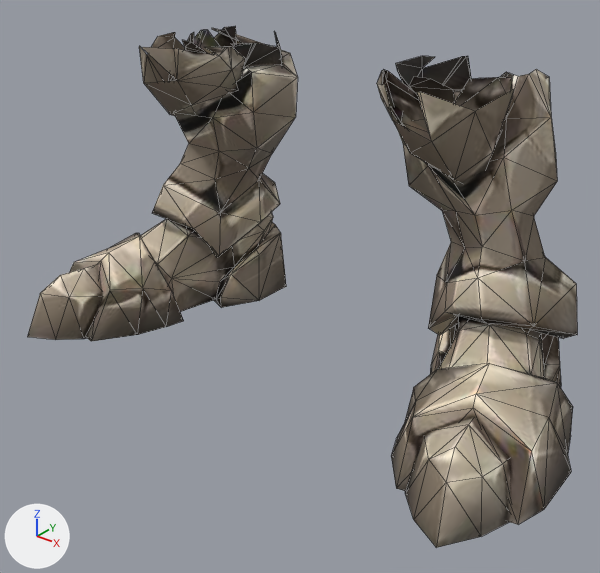
Renders of the glTF model public/models/outfits/crag_greaves.glb from each side of a commit.
Rendered twice from a 50 mm lens placed at (0.513, -0.704, 0.485), pointed at (0.02, -0.088, 0.103). Lighting does not change. The marker at lower left points along +X, +Y and +Z. The picture after the commit comes second. Mesh edges are drawn as thin lines. Where no turn or scale is listed for an object, it has been applied to the vertices. Vertices at exactly the same position are counted once.

The scene before the commit, as lines of its bpy script (objects in view):
```python
me_crag_boots = bpy.data.meshes.new('crag_boots')
me_crag_boots.from_pydata(...)  # 440 vertices, 743 faces; spans x -0.326..0.327, y -0.232..0.104, z 0.0..0.333
me_crag_boots.materials.append(mat_garment)  # picture img_image_0
# before: 117 (-0.288, -0.184, 0.047), 118 (-0.294, -0.155, 0.044), 119 (-0.313, -0.161, 0.0), 120 (-0.263, -0.186, 0.069) at pixel (60, 275), 121 (-0.259, -0.155, 0.068) at pixel (83, 268)
# before: 122 (-0.301, -0.198, 0.0), 155 (-0.277, -0.232, 0.001) at pixel (27, 336), 156 (-0.246, -0.215, 0.001) at pixel (55, 339), 226 (-0.308, -0.14, 0.0), 227 (-0.209, -0.169, 0.0)
# before: 228 (-0.223, -0.192, 0.0) at pixel (84, 338), 229 (-0.295, -0.134, 0.044), 280 (-0.218, -0.157, 0.044), 281 (-0.244, -0.191, 0.048) at pixel (69, 297), 282 (-0.254, -0.133, 0.068)
# before: 429 (-0.257, -0.148, 0.031)
ob_crag_boots = bpy.data.objects.new('crag_boots', me_crag_boots)
ob_crag_boots.location = (0.0, 0.0, 0.0)
```
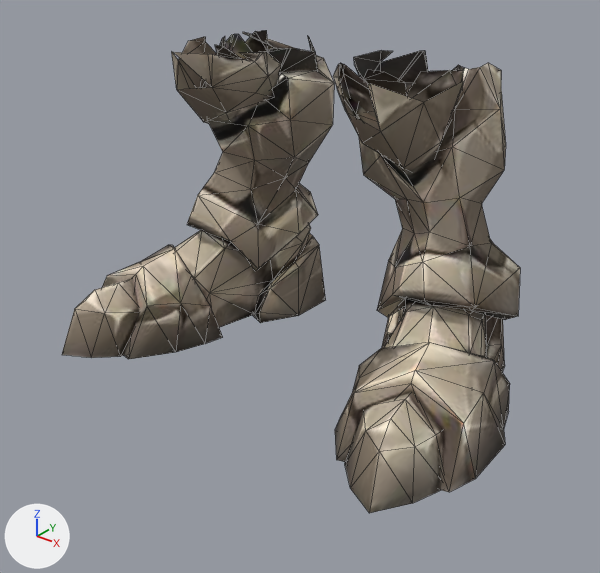
The change in detail:
me_crag_boots is used by ob_crag_boots; location (0.0, 0.0, 0.0).
me_crag_boots had 440 vertices, 743 faces and spanned x -0.326..0.327, y -0.232..0.104, z 0.0..0.333.
me_crag_boots now has 440 vertices, 743 faces and spans x -0.26..0.261, y -0.232..0.104, z 0.0..0.333.
me_crag_boots part 1: the loose piece of 82 vertices spanning x -0.326..-0.127, y -0.191..0.104, z 0.0..0.139 is multiplied about its middle by the matrix ((1.0, 0.0, -0.044), (0.0, 1.0, 0.0), (0.0, 0.0, 1.0)), then moved by (0.063, 0.0, 0.0).
me_crag_boots part 2: the loose piece of 83 vertices spanning x 0.126..0.327, y -0.191..0.103, z 0.0..0.139 is multiplied about its middle by the matrix ((1.0, 0.0, 0.044), (0.0, 1.0, 0.0), (0.0, 0.0, 1.0)), then moved by (-0.063, 0.0, 0.0).
me_crag_boots part 3: the loose piece of 68 vertices spanning x -0.281..-0.076, y -0.073..0.101, z 0.066..0.333 is multiplied about its middle by the matrix ((1.0, 0.0, -0.057), (0.0, 1.0, 0.0), (0.0, 0.0, 1.0)), then moved by (0.056, 0.0, 0.0).
me_crag_boots part 4: the loose piece of 17 vertices spanning x 0.208..0.312, y -0.232..-0.133, z 0.0..0.069 is multiplied about its middle by the matrix ((0.999, 0.002, 0.013), (-0.002, 0.999, -0.001), (-0.013, 0.001, 0.999)), then moved by (-0.065, 0.0, 0.0).
me_crag_boots part 5: the loose piece of 70 vertices spanning x 0.076..0.28, y -0.072..0.1, z 0.067..0.333 is multiplied about its middle by the matrix ((1.0, 0.0, 0.057), (0.0, 1.0, 0.0), (0.0, 0.0, 1.0)), then moved by (-0.056, 0.0, 0.0).
me_crag_boots part 6: 56 of the vertices in x -0.211..-0.087, y -0.119..0.064, z 0.229..0.333 are multiplied about their middle by the matrix ((1.0, 0.0, -0.057), (0.0, 1.0, 0.0), (0.0, 0.0, 1.0)), then moved by (0.051, 0.0, 0.0).
me_crag_boots part 7: 47 of the vertices in x 0.087..0.21, y -0.119..0.063, z 0.226..0.333 are multiplied about their middle by the matrix ((1.0, 0.0, 0.057), (0.0, 1.0, 0.0), (0.0, 0.0, 1.0)), then moved by (-0.051, 0.0, 0.0).
Part 8, on me_crag_boots:
Vertices 119, 122, 155, 156, 226, 227, 228 of me_crag_boots move by (0.066, 0.0, 0.0).
Vertices 117, 118, 229, 280, 281, 429 of me_crag_boots move by (0.065, 0.0, 0.0).
Vertices 120, 121, 282 of me_crag_boots move by (0.063, 0.0, 0.0).
Vertex 123 of me_crag_boots moves from (-0.271, -0.211, 0.052) at pixel (40, 293) to (-0.207, -0.211, 0.052) at pixel (74, 308).

Boxes [x1, y1, x2, y2] around the edits, measured in the pictures (600 x 573 px; the box of a moved part takes in the faces that stretch with it):
'crag_boots', reshaped (17% narrower, 7% shorter): before [27, 26, 577, 548]; after [62, 30, 520, 513]
part 1 of me_crag_boots, moved or reshaped: before [70, 212, 286, 341]; after [102, 224, 326, 359]
part 2 of me_crag_boots, moved or reshaped: before [391, 316, 573, 524]; after [335, 299, 510, 492]
part 3 of me_crag_boots, moved or reshaped: before [152, 28, 298, 257]; after [187, 32, 334, 271]
part 4 of me_crag_boots, moved or reshaped: before [405, 417, 511, 548]; after [345, 392, 443, 513]
part 5 of me_crag_boots, moved or reshaped: before [393, 69, 577, 339]; after [349, 63, 520, 320]
part 6 of me_crag_boots, moved or reshaped: before [139, 26, 282, 116]; after [172, 30, 318, 124]
part 7 of me_crag_boots, moved or reshaped: before [377, 56, 514, 183]; after [333, 50, 463, 171]
part 8 of me_crag_boots, moved or reshaped: before [27, 265, 101, 340]; after [62, 278, 138, 358]
